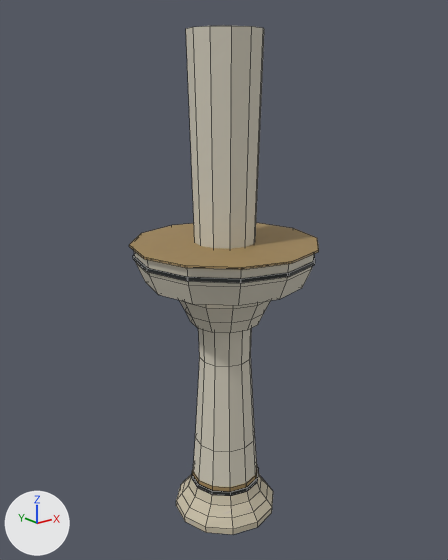
An edit to the Blender file BlenderCatalogue/assets/structural_hospitality/source/AST-STR-001-H426.blend, drawn before and after from the same camera.
Camera for both pictures: a 50 mm camera at (-5.27, -6.56, 6.32) aimed at (0.02, 0.05, 3.68). The lights are fixed; the arrows at lower left show +X, +Y and +Z. The picture after the commit comes second. Mesh edges are drawn as thin lines.

Script lines for the objects in view, before the commit:
```python
me_str_capitalshadow_002 = bpy.data.meshes.new('STR_CapitalShadow.002')
me_str_capitalshadow_002.from_pydata(...)  # a 12-sided cylinder along z spanning x -1.28..1.28, y -1.28..1.28, z 4.05..4.1
me_str_capitalshadow_002.materials.append(mat_dark_rubber_002)  # picture img_dark_rubber_png_002
me_str_stonefoot_002 = bpy.data.meshes.new('STR_StoneFoot.002')
me_str_stonefoot_002.from_pydata(...)  # 60 vertices, 50 faces; spans x -0.78..0.78, y -0.78..0.78, z 0.0..0.5
me_str_stonefoot_002.materials.append(mat_warm_stone_002)  # picture img_warm_stone_png_002
me_str_taperedshaft_002 = bpy.data.meshes.new('STR_TaperedShaft.002')
me_str_taperedshaft_002.from_pydata(...)  # 48 vertices, 38 faces; spans x -0.51..0.51, y -0.51..0.51, z 0.54..7.0
me_str_taperedshaft_002.materials.append(mat_ivory_enamel_002)  # picture img_ivory_enamel_png_002
ob_str_capitalshadow = bpy.data.objects.new('STR_CapitalShadow', me_str_capitalshadow_002)
ob_str_capitalshadow.location = (0.0, 0.0, 0.0)
ob_str_stonefoot = bpy.data.objects.new('STR_StoneFoot', me_str_stonefoot_002)
ob_str_stonefoot.location = (0.0, 0.0, 0.0)
ob_str_taperedshaft = bpy.data.objects.new('STR_TaperedShaft', me_str_taperedshaft_002)
ob_str_taperedshaft.location = (0.0, 0.0, 0.0)
# also in view: 'STR_Capital' at (0.0, 0.0, 3.66); 'STR_CeilingBearing' at (0.0, 0.0, 4.24)
```
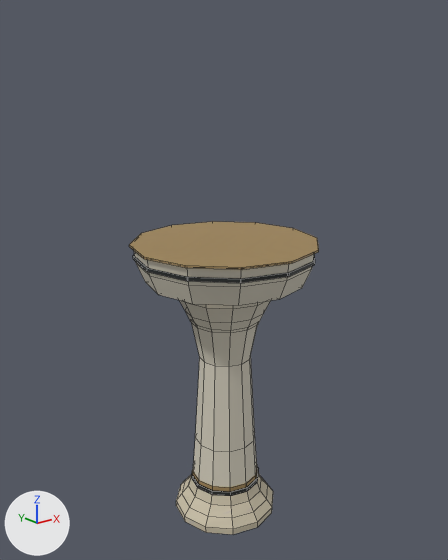
Boxes (x1, y1, x2, y2) around the edits, measured in the pictures (448 x 560 px; the box of a moved part takes in the faces that stretch with it):
'STR_TaperedShaft', reshaped
    before: (186, 26, 264, 487)
    after: (191, 322, 257, 487)
part 1 of me_str_taperedshaft_002, moved or reshaped
    before: (186, 26, 264, 366)
    after: (191, 322, 257, 366)

Diff of the bpy script that builds the scene:
```diff
--- a/BlenderCatalogue/assets/structural_hospitality/source/AST-STR-001-H426.blend.py
+++ b/BlenderCatalogue/assets/structural_hospitality/source/AST-STR-001-H426.blend.py
@@ me_str_taperedshaft_002 @@
 # used by ob_str_taperedshaft; location = (0.0, 0.0, 0.0)
-me_str_taperedshaft_002.from_pydata(...)  # 48 vertices, 38 faces; spans x -0.51..0.51, y -0.51..0.51, z 0.54..7.0
+me_str_taperedshaft_002.from_pydata(...)  # 48 vertices, 38 faces; spans x -0.51..0.51, y -0.51..0.51, z 0.54..3.13
+# me_str_taperedshaft_002 part 1: all 12 vertices in x -0.5..0.5, y -0.5..0.5, z 7.0 are moved by (0.0, 0.0, -3.87)
 me_str_taperedshaft_002.materials.append(mat_ivory_enamel_002)
```
